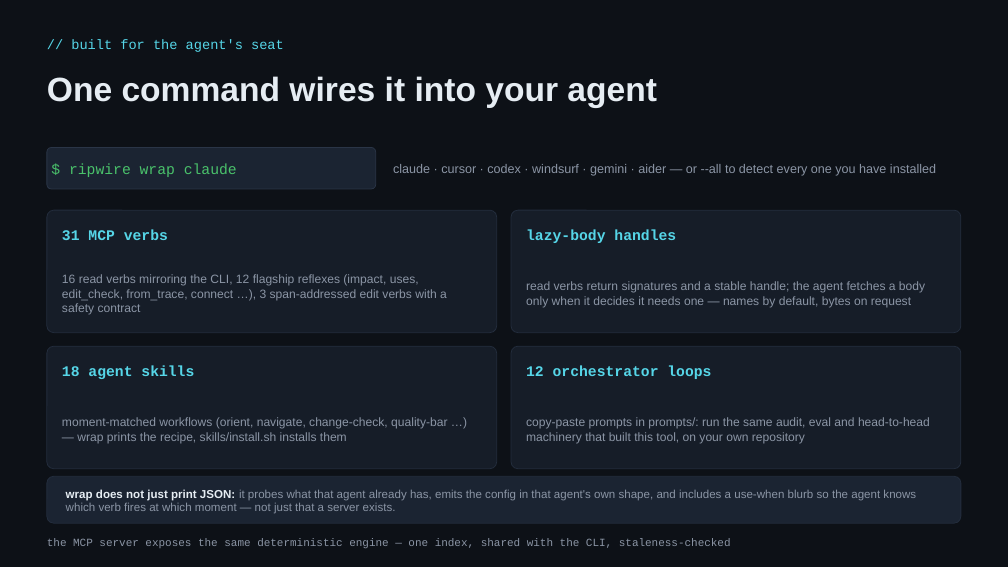
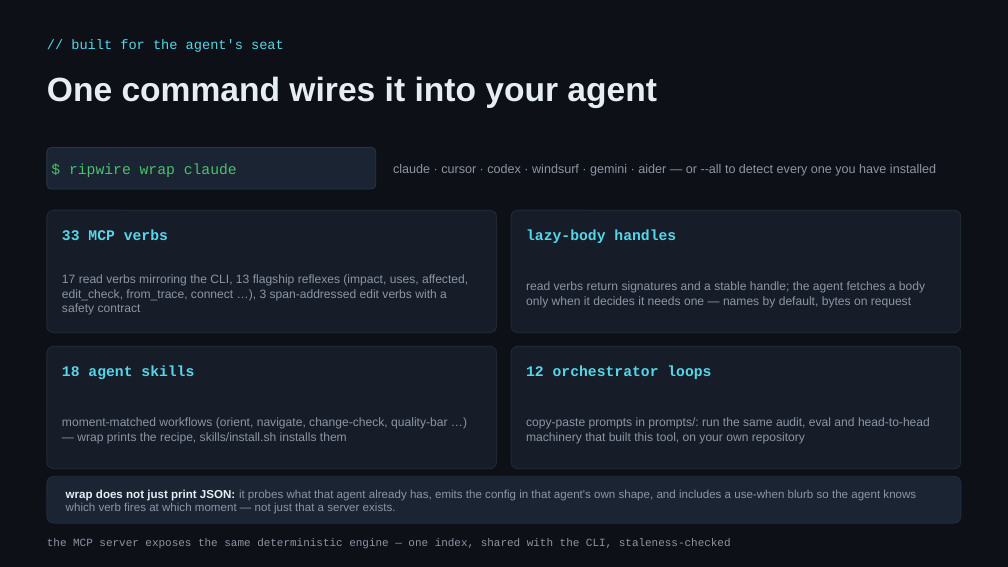
Before and after one commit to KilimcininKorOglu/ripwire, a slide deck: slide 30 of present/ripwire-showcase.pptx. Drawn at 1008x567 pixels with LibreOffice and Linux fonts; fonts in the diff are those of the drawing. Boxes give left, top, right and bottom in pixels: in the first picture for what was removed or moved away, otherwise in the second. Text is boxed around its words. In the diff, an @@ line names an element or a change of style, - is before the commit and + after.

```diff
--- a/present/ripwire-showcase.pptx
+++ b/present/ripwire-showcase.pptx
@@ text at (62, 229, 168, 240): text changed @@
-31 MCP verbs
+33 MCP verbs
@@ text at (62, 274, 468, 315): text changed @@
-16 read verbs mirroring the CLI, 12 flagship reflexes (impact, uses, edit_check, from_trace, connect …), 3 span-addressed edit verbs with a safety contract
+17 read verbs mirroring the CLI, 13 flagship reflexes (impact, uses, affected, edit_check, from_trace, connect …), 3 span-addressed edit verbs with a safety contract
```
Also in this commit, not shown: 5 other slides changed, 4 other files.
